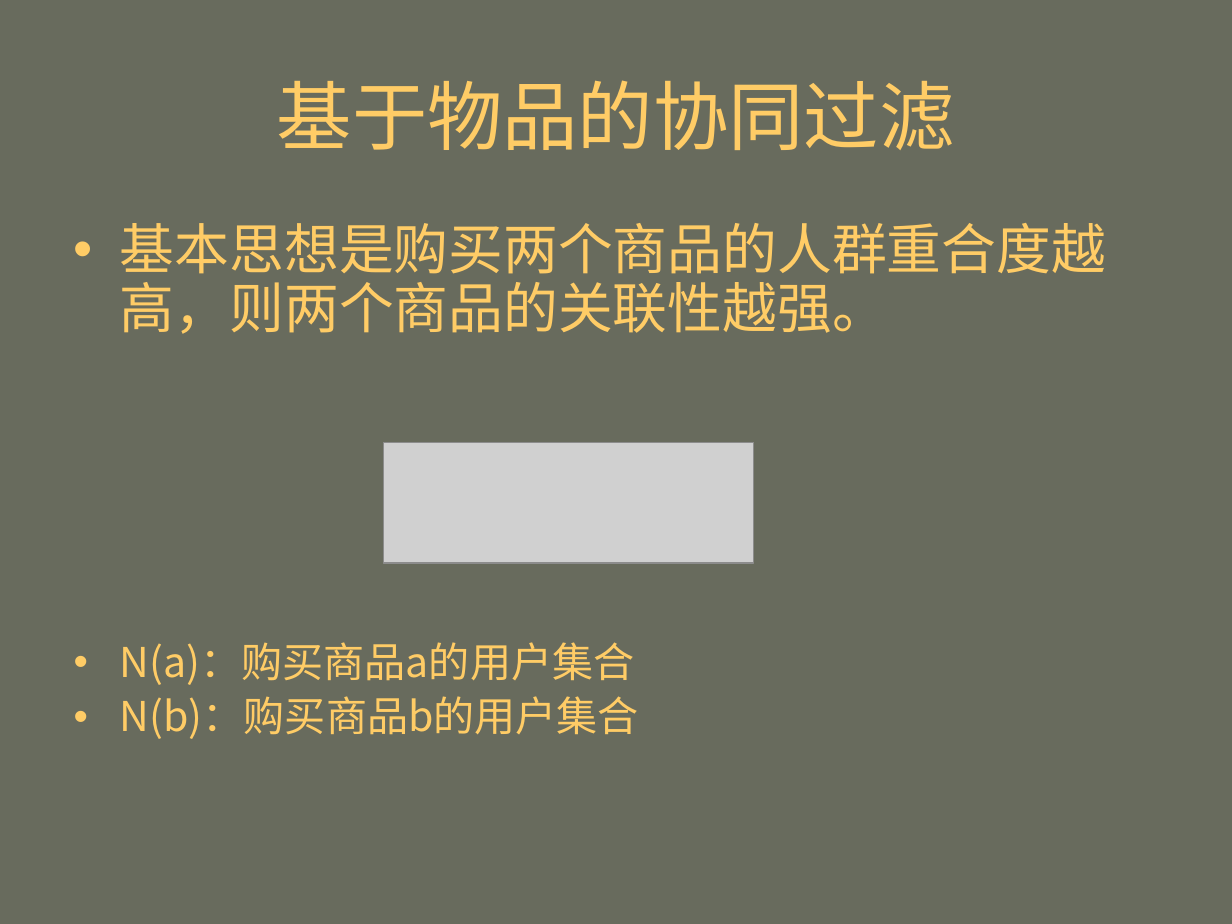
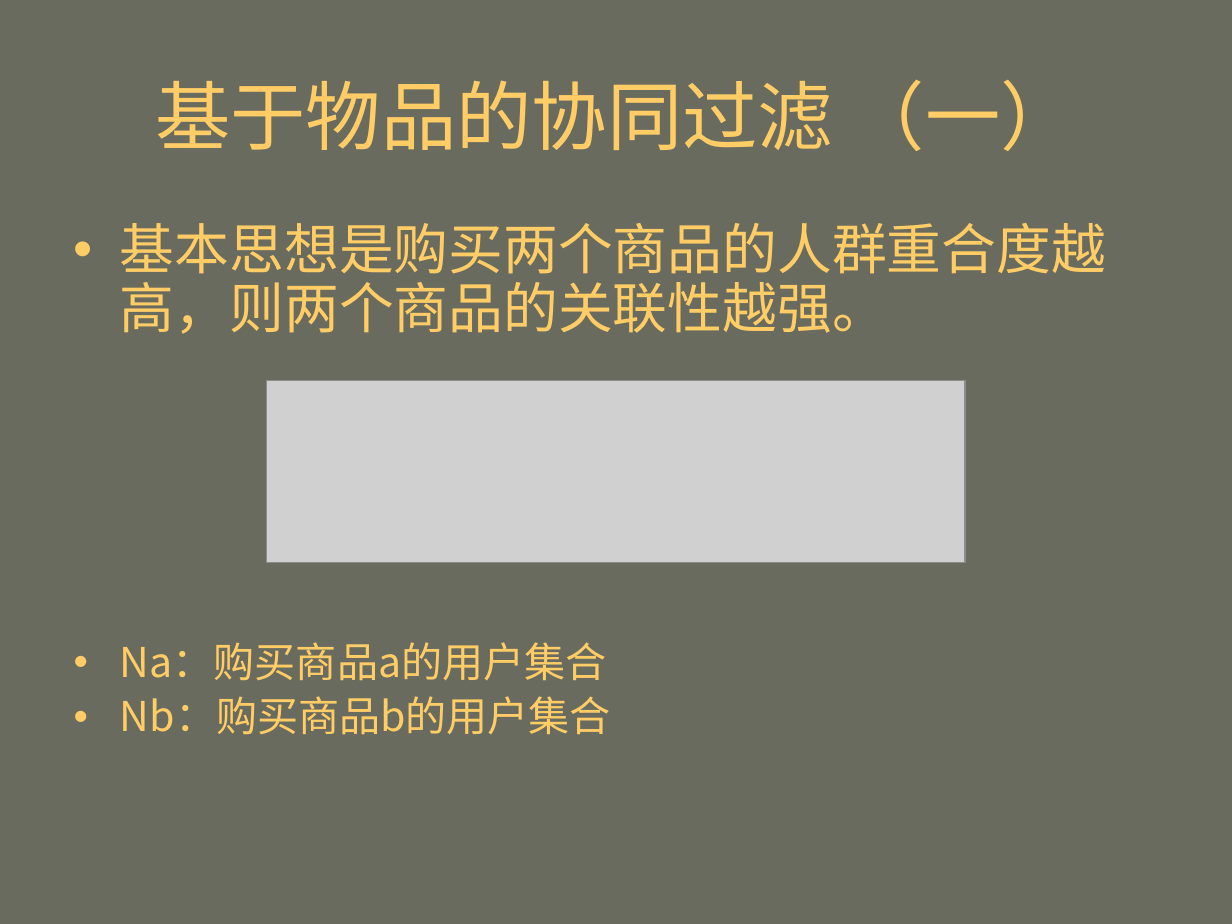
Before and after one commit to mahengyang/code, a slide deck: slide 26 of puffin/个性化推荐.ppt. Drawn at 1232x924 pixels with LibreOffice and Linux fonts; fonts in the diff are those of the drawing; grey boxes stand for pictures. Boxes give left, top, right and bottom in pixels: in the first picture for what was removed or moved away, otherwise in the second. Text is boxed around its words. In the diff, an @@ line names an element or a change of style, - is before the commit and + after.

```diff
--- a/puffin/个性化推荐.ppt
+++ b/puffin/个性化推荐.ppt
@@ title at box(155, 80, 1076, 151): text changed @@
-基于物品的协同过滤
+基于物品的协同过滤 （一）
@@ picture: place and size @@
-picture at box(383, 442, 754, 563)
+picture at box(267, 381, 966, 563)
@@ text at box(120, 642, 611, 735): text changed @@
-• N(a)：购买商品a的用户集合
-• N(b)：购买商品b的用户集合
+• Na：购买商品a的用户集合
+• Nb：购买商品b的用户集合
```
Also in this commit, not shown: 9 other slides changed, 1 slide added, 6 other files.
